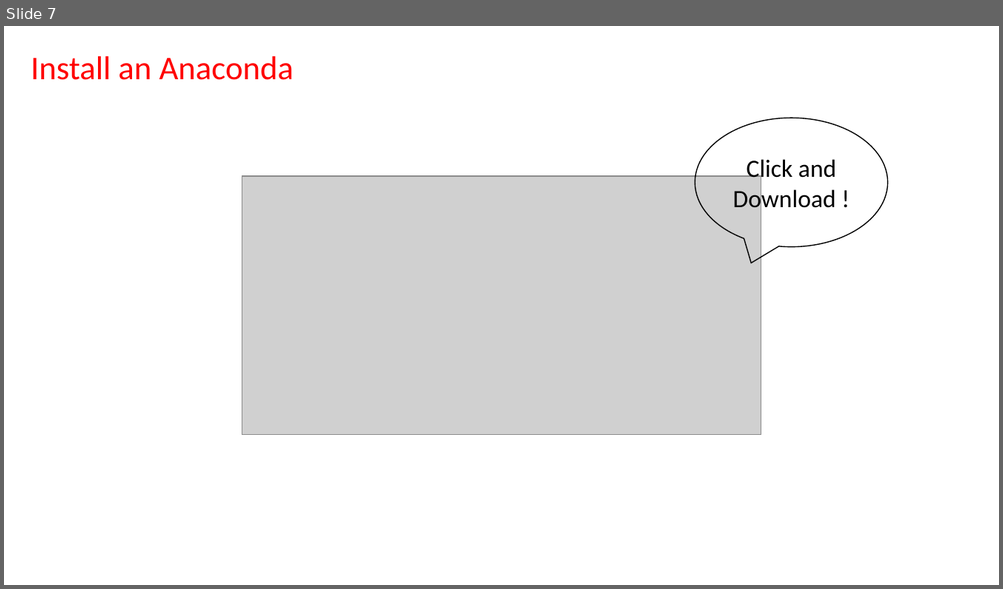
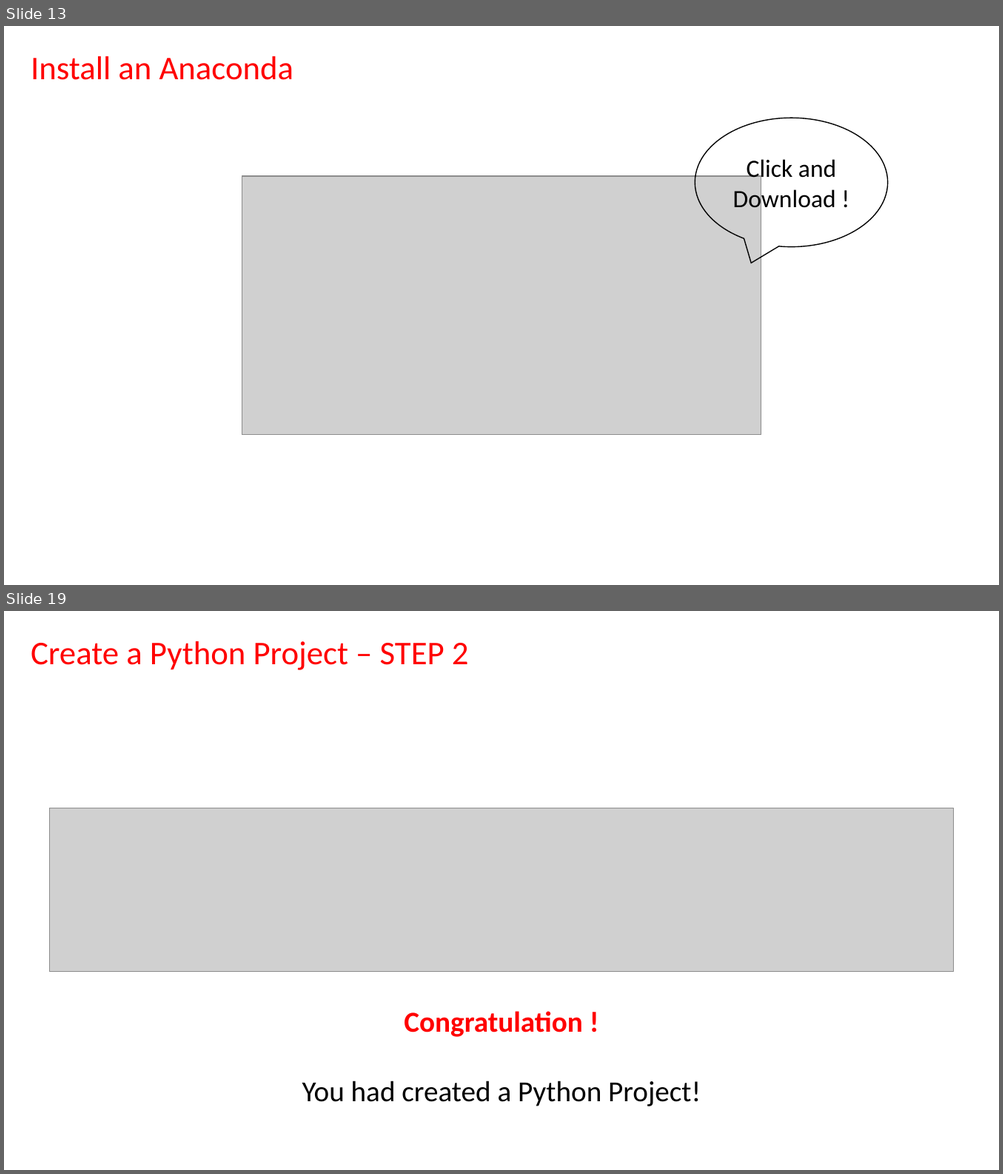
Before and after one commit to SCU-LAWTECH/110-1_LawTech, a slide deck: 20211013-Lesson-1/20211013_LawTech_Course_Overview.pptx. Shown one above the other, each under a label of ours: slide 7 before the commit, slides 13 and 19 after it; the slides between them are not shown. The pictures are 1003x589 and 1003x1174 pixels, drawn with LibreOffice and Linux fonts; fonts in the diff are those of the drawing; grey boxes stand for pictures. Boxes give left, top, right and bottom in pixels: in the first picture for what was removed or moved away, otherwise in the second. Text is boxed around its words. In the diff, an @@ line names an element or a change of style, - is before the commit and + after.

```diff
--- a/20211013-Lesson-1/20211013_LawTech_Course_Overview.pptx
+++ b/20211013-Lesson-1/20211013_LawTech_Course_Overview.pptx
@@ slide 19 added at (x1=4, y1=611, x2=999, y2=1170), background #FFFFFF @@
@@ text added at (x1=31, y1=641, x2=469, y2=670), 32 pt, text #FF0000 @@
+Create a Python Project – STEP 2
@@ picture added at (x1=50, y1=809, x2=953, y2=972) @@
@@ text added at (x1=302, y1=1011, x2=700, y2=1107), 28 pt, text #000000 @@
+Congratulation !
+You had created a Python Project!
@@ what was slide 7 is now slide 13 @@
```
Also in this commit, not shown: 3 slides changed, 34 other slides added, 1 slide removed.
